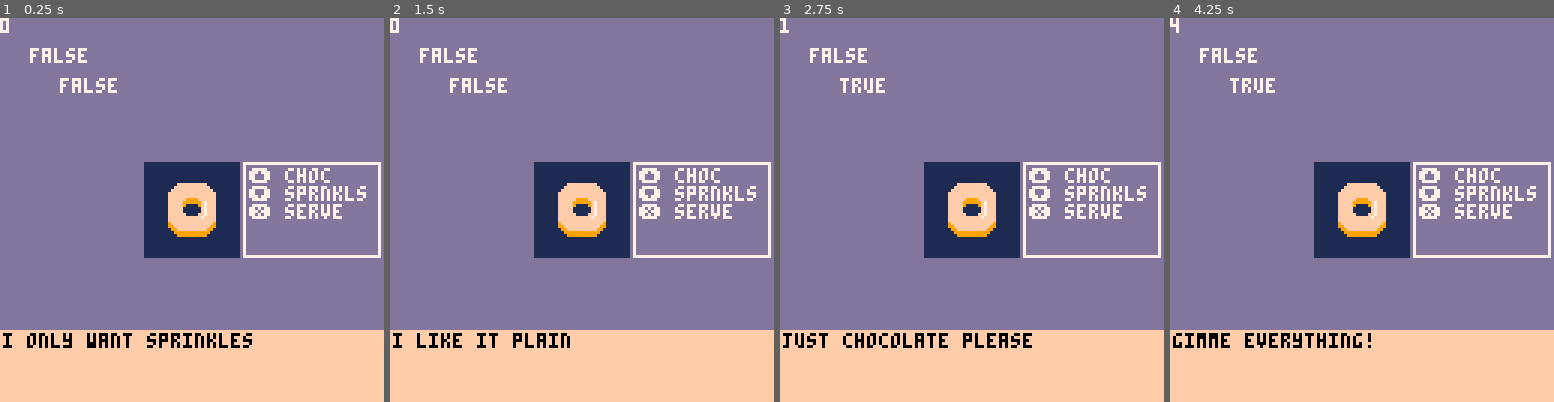
Above: before the commit, frames 1-4 (left to right).
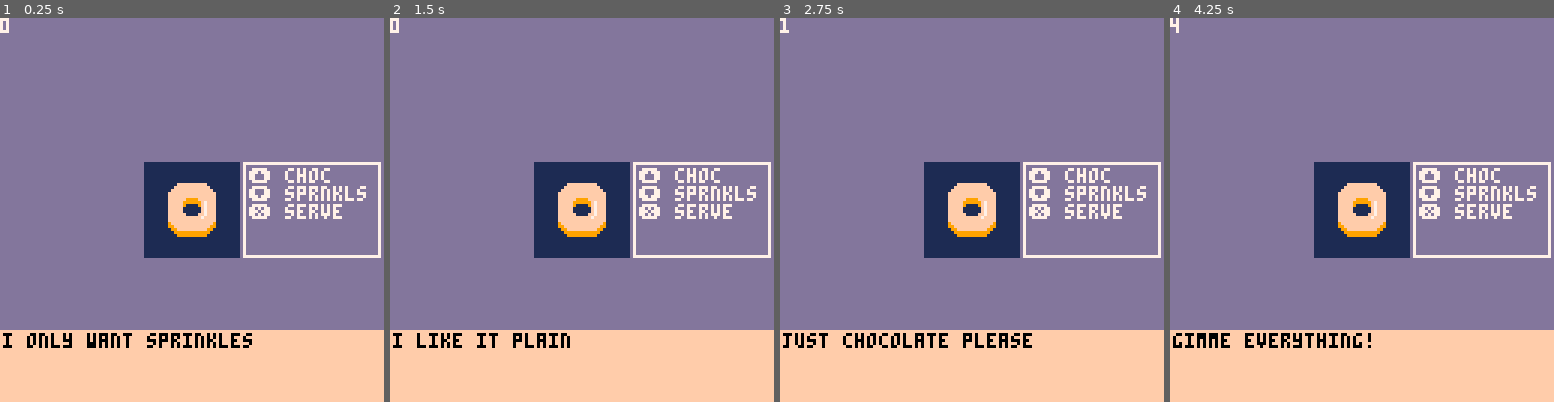
Above: after the commit, the same moments.

Repository: shen-sat/cook
Game: PICO-8 cartridge cook.p8
Two runs of this game, one before a commit and one after it. Both use one fixed random seed, a clock stepped at 60 frames per second and the inputs below.
Inputs:
- Up to frame 1 (0.25 s): no input
- Up to frame 2 (1.5 s): tap X (X key) at 1.07 s
- Up to frame 3 (2.75 s): tap X (X key) at 2.07, 2.4, 2.73 s; hold Down from 2.42 s (still down)
- Up to frame 4 (4.25 s): release Down at 2.82 s; tap X (X key) every 0.33 s from 3.07 to 4.07 s; hold Up 3.58-4.08 s

The runs differ from the first frame. In frame 1, 0.6% of the frame differs, in the area x 7-31%, y 7-20%; in frame 2, 0.6%; in frame 3, 0.5%; in frame 4, 0.5%.

Commit message:
Abstract the matching of attributes

Diff:
--- a/cook.p8
+++ b/cook.p8
@@ -43,7 +43,7 @@
 function level_update()
   food:update()
   if btnp(5) then
-    if food:is_correct() then score += 1 end
+    if food:matches_order() then score += 1 end
     food = make_donut()
     food:assign_order()
   end
@@ -60,8 +60,6 @@
   print(food.order.order_text,1,105,0) --order text
   food:draw()
   instructions:draw()
-  print(food.attrs.choc,10,10,7)
-  print(food.order.attrs.choc,20,20,7)
 end
 
 function make_donut()
@@ -71,9 +69,9 @@
      sprinkles = false
     },
     assign_order = function(self)
-     self.order = make_donut():make_order()
+     self.order = make_donut():attach_order()
     end,
-    make_order = function(self)
+    attach_order = function(self)
       local num = flr(rnd(4))
       if num == 0 then
         self.attrs.choc = true
@@ -115,8 +113,15 @@
       up = '⬆️ choc',
       down = '⬇️ sprnkls'
     },
-    is_correct = function(self)
-      return self.attrs.choc == self.order.attrs.choc and self.attrs.sprinkles == self.order.attrs.sprinkles
+    matches_order = function(self)
+      local result = true
+      for k, v in pairs(self.attrs) do
+       if self.order.attrs[k] != self.attrs[k] then
+        result = false
+        break
+       end
+      end
+      return result
     end
   }
   return d
